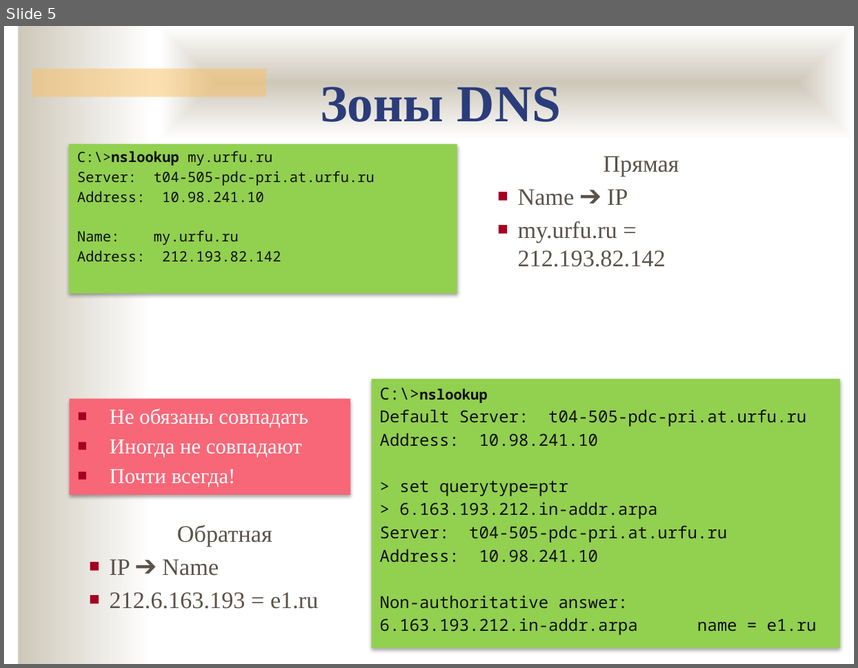
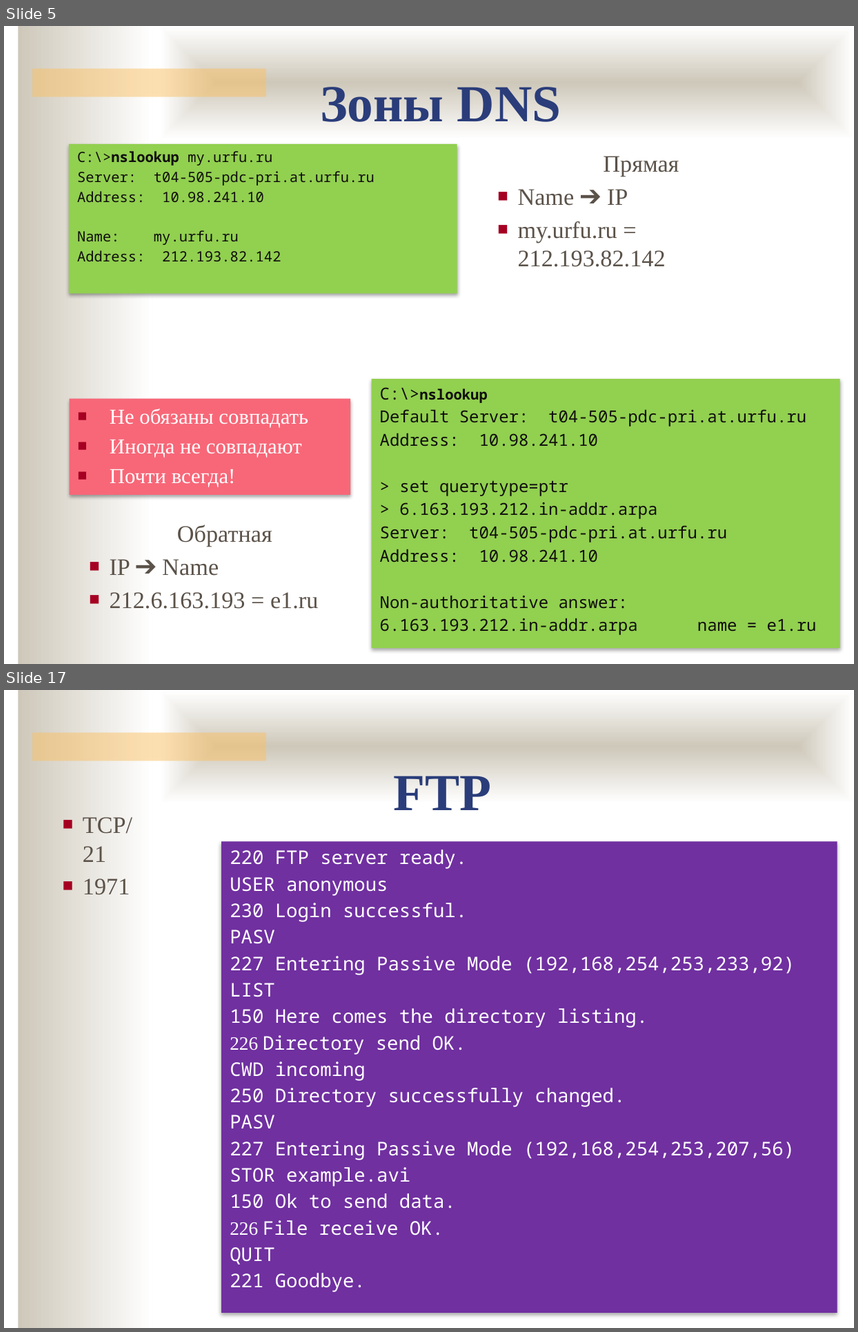
Before and after one commit to ukoloff/nets, a slide deck: lecture/14.pptx. Shown one above the other, each under a label of ours: slide 5 before the commit, slides 5 and 17 after it; the slides between them are not shown. The pictures are 858x668 and 858x1332 pixels, drawn with LibreOffice and Linux fonts; fonts in the diff are those of the drawing; background and template pictures are left out. Boxes give left, top, right and bottom in pixels: in the first picture for what was removed or moved away, otherwise in the second. Text is boxed around its words. In the diff, an @@ line names an element or a change of style, - is before the commit and + after.

```diff
--- a/lecture/14.pptx
+++ b/lecture/14.pptx
@@ slide 17 added at (x1=4, y1=690, x2=854, y2=1328), background #FFFFFF; not listed: 3 template elements that a slide beside it also shows @@
@@ text added at (x1=394, y1=776, x2=492, y2=810), 44 pt, text #2A3D7A, bold @@
+FTP
@@ text added at (x1=83, y1=817, x2=132, y2=895), 20 pt, text #5B5249 @@
+■ TCP/21
+■ 1971
@@ rectangle added at (x1=221, y1=841, x2=837, y2=1312), fill #7030A0, 16 pt, text #FFFFFF @@
+220 FTP server ready.
+USER anonymous
+230 Login successful.
+PASV
+227 Entering Passive Mode (192,168,254,253,233,92)
+LIST
+150 Here comes the directory listing.
+226 Directory send OK.
+CWD incoming
+250 Directory successfully changed.
+PASV
+227 Entering Passive Mode (192,168,254,253,207,56)
+STOR example.avi
+150 Ok to send data.
+226 File receive OK.
+QUIT
+221 Goodbye.
```
Also in this commit, not shown: 1 slide changed, 13 other slides added.
